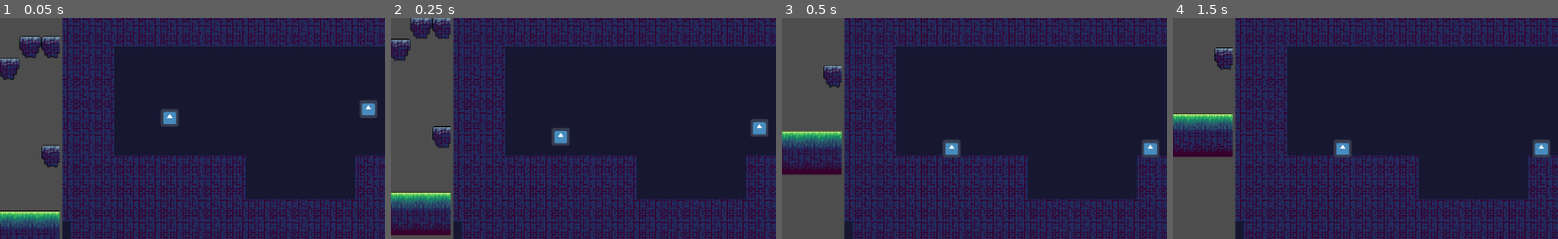
Above: before the commit, frames 1-4 (left to right).
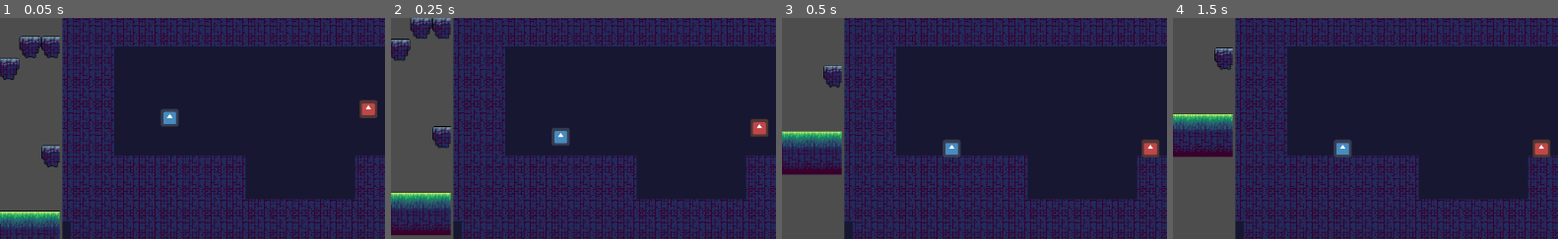
Above: after the commit, the same moments.

Repository: nfzargar/gdc-knox-college-game-1
Game: Godot game, scene res://scenes/game_manager.tscn
The game is run twice, just before and just after one commit, with the same random seed, the same clock (stepped at 60 frames per second) and the same inputs. The engine's default icon, where the game draws it, is replaced by a stand-in: a white triangle on a blue panel in a dark square.
Inputs:
- Up to frame 1 (0.05 s): no input
- Up to frame 2 (0.25 s): no input
- Up to frame 3 (0.5 s): no input
- Up to frame 4 (1.5 s): tap Enter at 1.25 s
The pictures show only the part of the screen within x 41-91%, y 30-80%; the shares and areas given below are measured in that part.

The runs differ from the first frame. In frame 1, 0.3% of the frame differs, in the area x 93-98%, y 37-46%; in frame 2, 0.3%; in frame 3, 0.3%; in frame 4, 0.3%.

Commit message:
made the godot icon red because I wanted to

Diff:
--- a/gdc-game-1/Levels/test_interior.tscn
+++ b/gdc-game-1/Levels/test_interior.tscn
@@ -1,8 +1,12 @@
-[gd_scene load_steps=4 format=4 uid="uid://ooqt5l75jc7g"]
+[gd_scene load_steps=6 format=4 uid="uid://ooqt5l75jc7g"]
 
 [ext_resource type="TileSet" uid="uid://da8pvefcrqusu" path="res://resources/test_tileset.tres" id="1_2jxoa"]
 [ext_resource type="PackedScene" uid="uid://62m5fegyk3pi" path="res://scenes/player.tscn" id="2_o4cqn"]
 [ext_resource type="Resource" uid="uid://dit41qrlcikcl" path="res://resources/player_controls2.tres" id="3_6yo3q"]
+[ext_resource type="Shader" uid="uid://cn2pgwqtc2t3d" path="res://resources/please_humor_me.gdshader" id="3_tkuid"]
+
+[sub_resource type="ShaderMaterial" id="ShaderMaterial_p3xmn"]
+shader = ExtResource("3_tkuid")
 
 [node name="Node2D" type="Node2D"]
 
@@ -14,6 +18,7 @@
 position = Vector2(435, -56)
 
 [node name="Player2" parent="." instance=ExtResource("2_o4cqn")]
+material = SubResource("ShaderMaterial_p3xmn")
 position = Vector2(725.49, -68.8281)
 controls = ExtResource("3_6yo3q")
 
--- /dev/null
+++ b/gdc-game-1/resources/please_humor_me.gdshader
@@ -0,0 +1,19 @@
+shader_type canvas_item;
+
+void vertex() {
+	// Called for every vertex the material is visible on.
+}
+
+void fragment() {
+	vec4 ic = COLOR;
+	float temp = ic.b;
+	ic.b = ic.r;
+	ic.g = ic.r;
+	ic.r = temp;
+	COLOR.rgb = ic.rgb;//textureLod(screen_texture, SCREEN_UV, 0.0).rgb;
+}
+
+//void light() {
+//	// Called for every pixel for every light affecting the CanvasItem.
+//	// Uncomment to replace the default light processing function with this one.
+//}
--- a/gdc-game-1/scenes/game_manager.tscn
+++ b/gdc-game-1/scenes/game_manager.tscn
@@ -21,7 +21,7 @@
 
 [node name="SubViewport" type="SubViewport" parent="HBoxContainer/SubViewportContainer"]
 handle_input_locally = false
-size = Vector2i(574, 648)
+size = Vector2i(2, 2)
 render_target_update_mode = 4
 
 [node name="TestLevel" parent="HBoxContainer/SubViewportContainer/SubViewport" instance=ExtResource("1_hwd4i")]
@@ -33,7 +33,7 @@
 
 [node name="SubViewport" type="SubViewport" parent="HBoxContainer/SubViewportContainer2"]
 handle_input_locally = false
-size = Vector2i(574, 648)
+size = Vector2i(2, 2)
 render_target_update_mode = 4
 
 [node name="Node2D" parent="HBoxContainer/SubViewportContainer2/SubViewport" instance=ExtResource("2_glms7")]
--- a/gdc-game-1/scenes/player.tscn
+++ b/gdc-game-1/scenes/player.tscn
@@ -15,6 +15,7 @@
 shape = SubResource("RectangleShape2D_dqkch")
 
 [node name="Sprite2D" type="Sprite2D" parent="."]
+use_parent_material = true
 position = Vector2(-2, 0)
 scale = Vector2(0.210938, 0.210938)
 texture = ExtResource("2_qhqgy")
--- a/gdc-game-1/scripts/player.gd
+++ b/gdc-game-1/scripts/player.gd
@@ -12,7 +12,7 @@
 		velocity += get_gravity() * delta
 
 	# Handle jump.
-	if Input.is_action_just_pressed(controls.up) and is_on_floor():
+	if Input.is_action_pressed(controls.up) and is_on_floor():
 		velocity.y = JUMP_VELOCITY
 
 	# Get the input direction and handle the movement/deceleration.
Not shown, added: gdc-game-1/resources/please_humor_me.gdshader.uid
